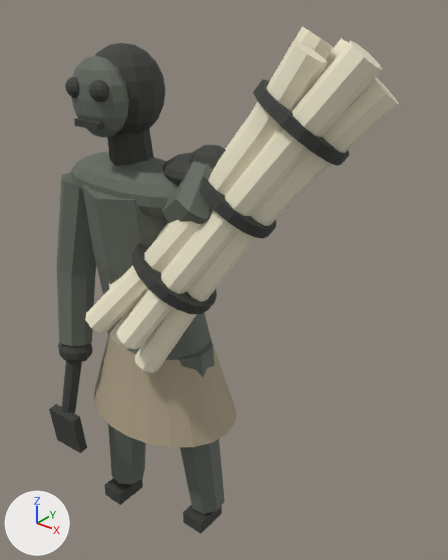
A saved change to the glTF model assets/monsters/minibosses/thatcher.glb.
Before and after are seen from a 50 mm lens placed at (1.92, -1.88, 2.69), pointed at (0.32, 0.11, 1.46). Lighting does not change. The marker at lower left points along +X, +Y and +Z. The older version comes first. Where no turn or scale is listed for an object, it has been applied to the vertices. Vertices at exactly the same position are counted once.

Names of what the first picture shows: 'thatcher_body', 'thatcher_bone', 'thatcher_dark'.
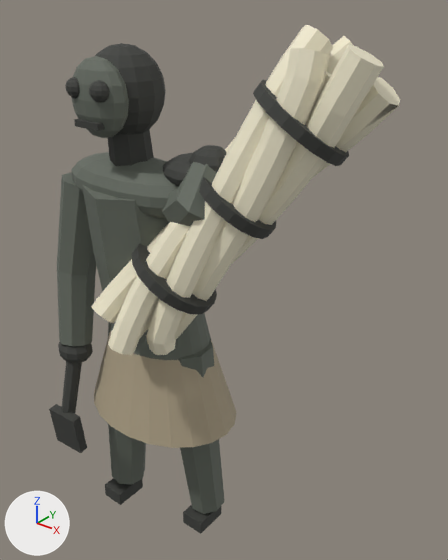
The newer file is also turned or shifted as a whole; pictures and numbers use the older file's frame.

What changed in the scene script:
```text
Change me_thatcher_bone:
    used by ob_thatcher_bone; location = (0.0, 0.0, -0.026)
    remove me_thatcher_bone.from_pydata(...)  # 280 vertices, 532 faces; spans x -0.04..1.033, y -0.463..0.392, z 1.167..2.566
    add me_thatcher_bone.from_pydata(...)  # 728 vertices, 1428 faces; spans x -0.107..1.03, y -0.468..0.386, z 1.181..2.574
    me_thatcher_bone part 1: the loose piece of 40 vertices spanning x 0.014..0.856, y -0.353..0.219, z 1.227..2.435 is rebuilt with 104 vertices and now spans x 0.014..0.855, y -0.352..0.219, z 1.226..2.433
    me_thatcher_bone part 2: the loose piece of 40 vertices spanning x 0.164..1.004, y -0.447..0.125, z 1.331..2.539 is rebuilt with 104 vertices and now spans x 0.132..0.822, y -0.468..0.386, z 1.301..2.531
    me_thatcher_bone part 3: the loose piece of 40 vertices spanning x -0.03..0.829, y -0.194..0.392, z 1.29..2.522 is rebuilt with 104 vertices and now spans x 0.008..0.91, y -0.437..0.364, z 1.389..2.4
    me_thatcher_bone part 4: the loose piece of 40 vertices spanning x 0.163..1.033, y -0.354..0.237, z 1.167..2.424 is rebuilt with 104 vertices and now spans x -0.107..1.03, y -0.332..0.244, z 1.326..2.42
    me_thatcher_bone part 5: the loose piece of 40 vertices spanning x -0.04..0.756, y -0.294..0.252, z 1.43..2.566 is rebuilt with 104 vertices and now spans x 0.224..0.754, y -0.337..0.242, z 1.281..2.574
    me_thatcher_bone part 6: the loose piece of 40 vertices spanning x 0.117..0.929, y -0.195..0.359, z 1.23..2.391 is rebuilt with 104 vertices and now spans x 0.097..0.824, y -0.213..0.102, z 1.181..2.513
    me_thatcher_bone part 7: the loose piece of 40 vertices spanning x -0.01..0.814, y -0.463..0.099, z 1.35..2.531 is rebuilt with 104 vertices and now spans x 0.018..1.009, y -0.177..0.127, z 1.31..2.526
```

What differs and where, as boxes [x1, y1, x2, y2] in the pictures (448 x 560 px):
'thatcher_bone', reshaped
    before: [85, 26, 399, 373]
    after: [91, 25, 400, 355]
part 1 of me_thatcher_bone, rebuilt (mostly hidden)
    before: [111, 69, 326, 349]
    after: [111, 71, 331, 338]
part 2 of me_thatcher_bone, rebuilt (7% narrower)
    before: [117, 41, 382, 349]
    after: [108, 36, 354, 355]
part 3 of me_thatcher_bone, rebuilt (mostly hidden before)
    before: [324, 38, 348, 70]
    after: [91, 223, 169, 323]
part 4 of me_thatcher_bone, rebuilt (mostly hidden afterwards)
    before: [135, 77, 399, 373]
    after: [96, 77, 400, 300]
part 5 of me_thatcher_bone, rebuilt (mostly hidden before)
    before: [109, 26, 334, 288]
    after: [147, 25, 334, 355]
part 6 of me_thatcher_bone, rebuilt (not visible before)
    after: [146, 48, 330, 343]
part 7 of me_thatcher_bone, rebuilt
    before: [85, 41, 327, 333]
    after: [232, 45, 384, 263]
